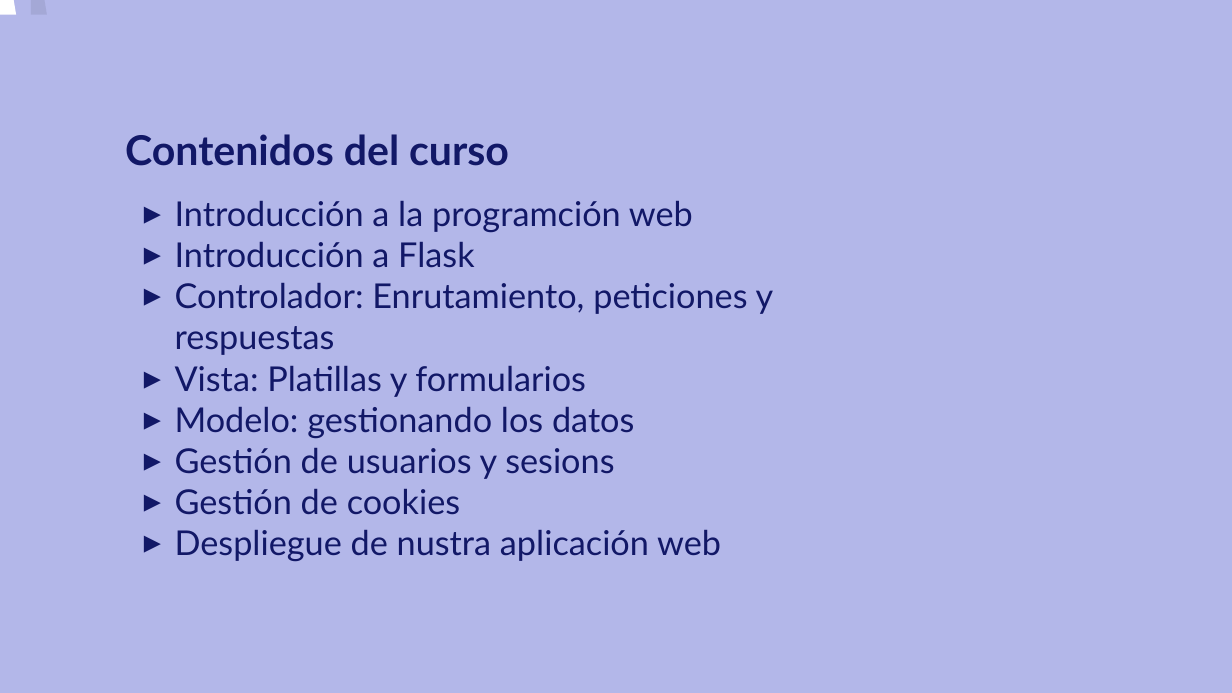
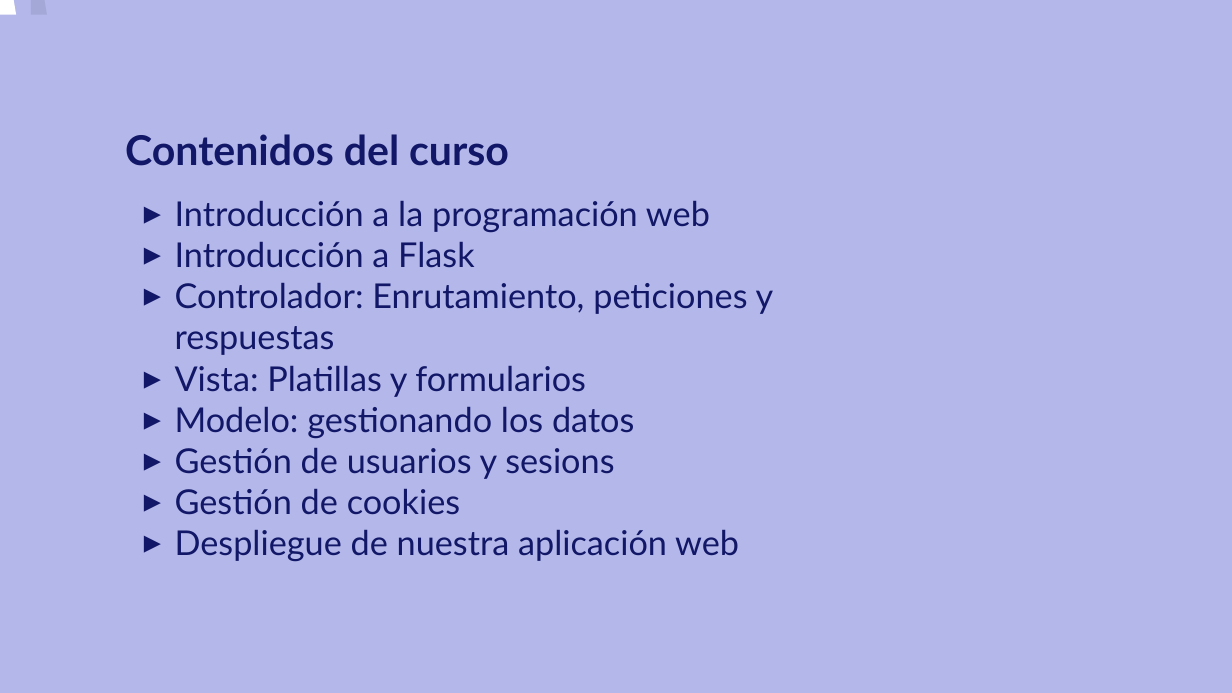
Before and after one commit to josedom24/curso_flask, a slide deck: slide 4 of curso/u0/u0.odp. Drawn at 1232x693 pixels with LibreOffice and Linux fonts; fonts in the diff are those of the drawing. Boxes give left, top, right and bottom in pixels: in the first picture for what was removed or moved away, otherwise in the second. Text is boxed around its words. In the diff, an @@ line names an element or a change of style, - is before the commit and + after.

```diff
--- a/curso/u0/u0.odp
+++ b/curso/u0/u0.odp
@@ text at <box>175,201,710,232</box>: text changed @@
-▸ Introducción a la programción web
+▸ Introducción a la programación web
@@ text at <box>175,530,739,561</box>: text changed @@
-▸ Despliegue de nustra aplicación web
+▸ Despliegue de nuestra aplicación web
```
Also in this commit, not shown: 2 other slides changed, 8 other files.
